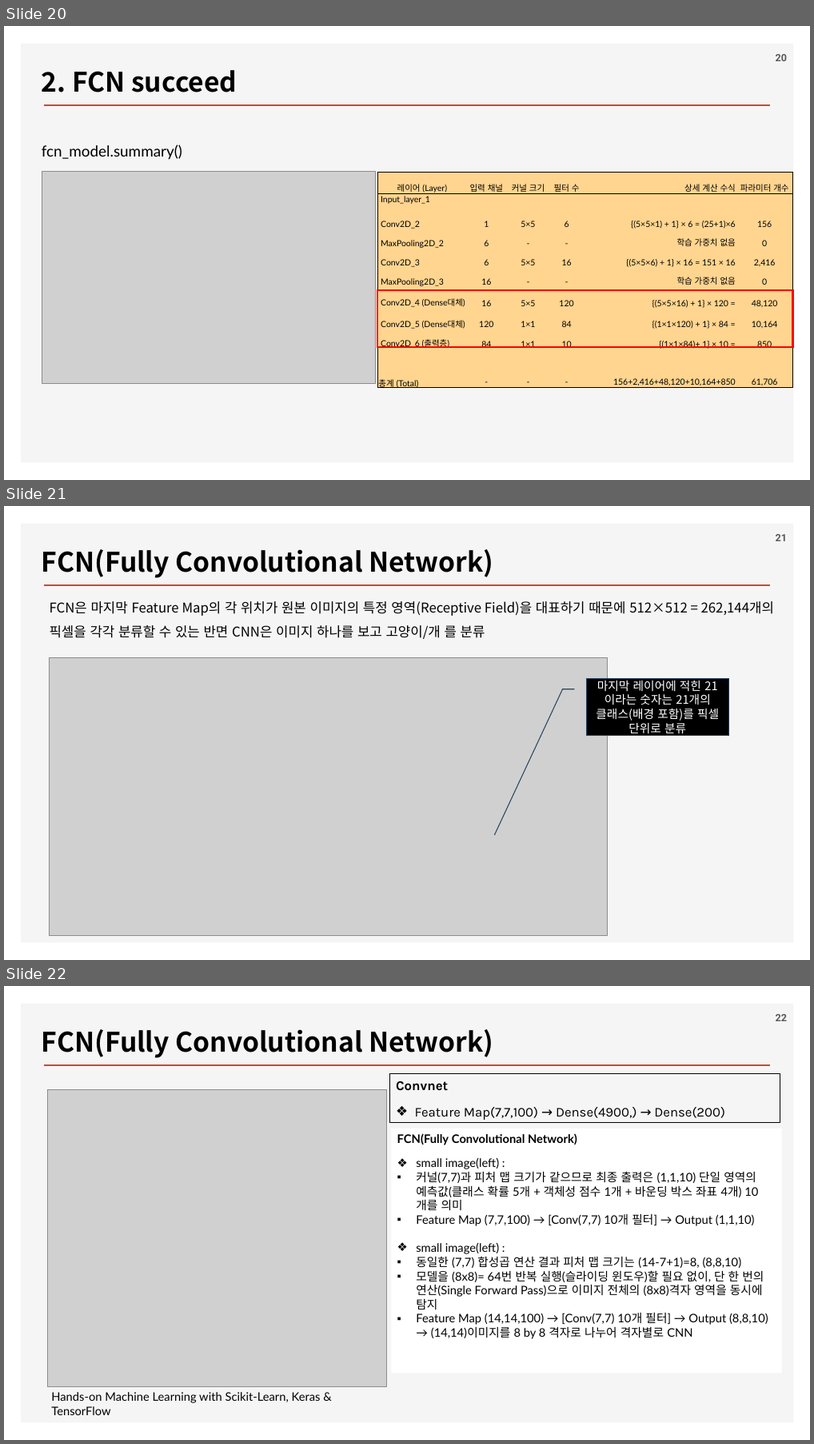
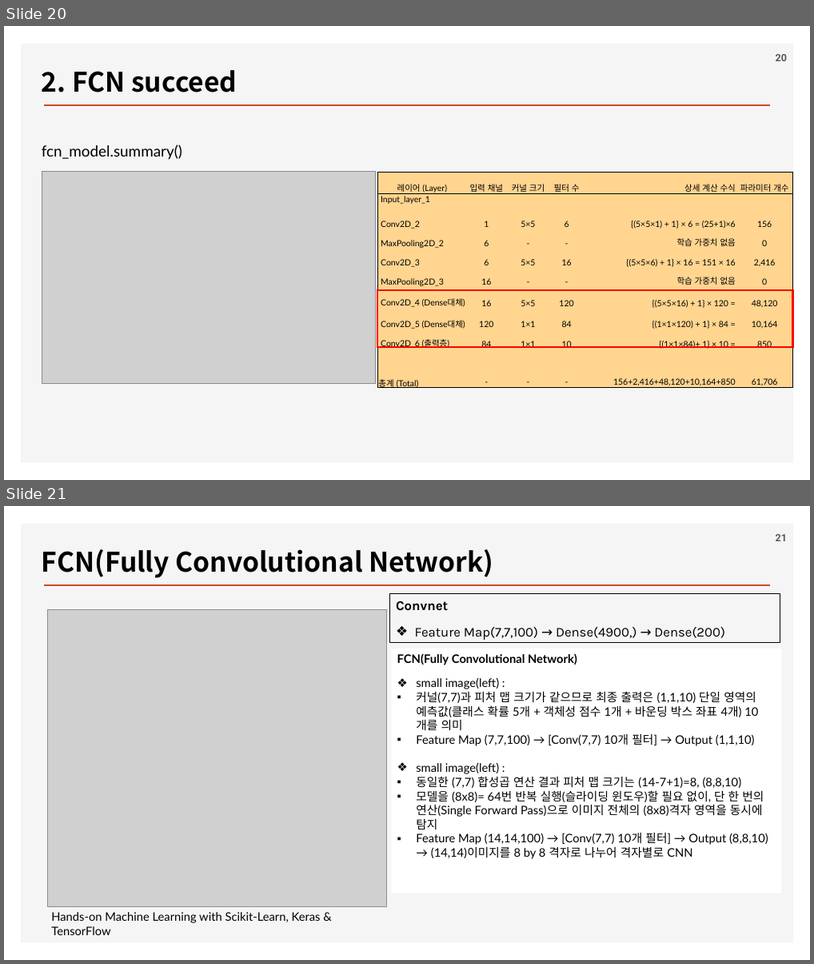
Before and after one commit to ancestor9/2026_Fall_Deep-Learning-with-Python, a slide deck: Chapter 11 Image segmentation.pptx. Shown one above the other, each under a label of ours: slides 20, 21 and 22 before the commit, slides 20 and 21 after it. The pictures are 814x1444 and 814x964 pixels, drawn with LibreOffice and Linux fonts; fonts in the diff are those of the drawing; grey boxes stand for pictures; background and template pictures are left out. Boxes give left, top, right and bottom in pixels: in the first picture for what was removed or moved away, otherwise in the second. Text is boxed around its words. In the diff, an @@ line names an element or a change of style, - is before the commit and + after.

```diff
--- a/Chapter 11 Image segmentation.pptx
+++ b/Chapter 11 Image segmentation.pptx
@@ slide 21 removed at (4,506,810,960), background #FFFFFF; not listed: 2 template elements that a slide beside it also shows @@
@@ text removed at (42,549,494,578) @@
-FCN(Fully Convolutional Network)
@@ page number removed at (776,534,787,541) @@
-21
@@ text removed at (50,601,774,639) @@
-FCN은 마지막 Feature Map의 각 위치가 원본 이미지의 특정 영역(Receptive Field)을 대표하기 때문에 512×512 = 262,144개의 픽셀을 각각 분류할 수 있는 반면 CNN은 이미지 하나를 보고 고양이/개 를 분류
@@ picture removed at (49,657,608,935) @@
@@ border callout removed at (586,679,730,736) @@
-마지막 레이어에 적힌 21이라는 숫자는 21개의 클래스(배경 포함)를 픽셀 단위로 분류
@@ what was slide 22 is now slide 21 @@
@@ page number at (776,534,787,541): text changed @@
-22
+21
```
